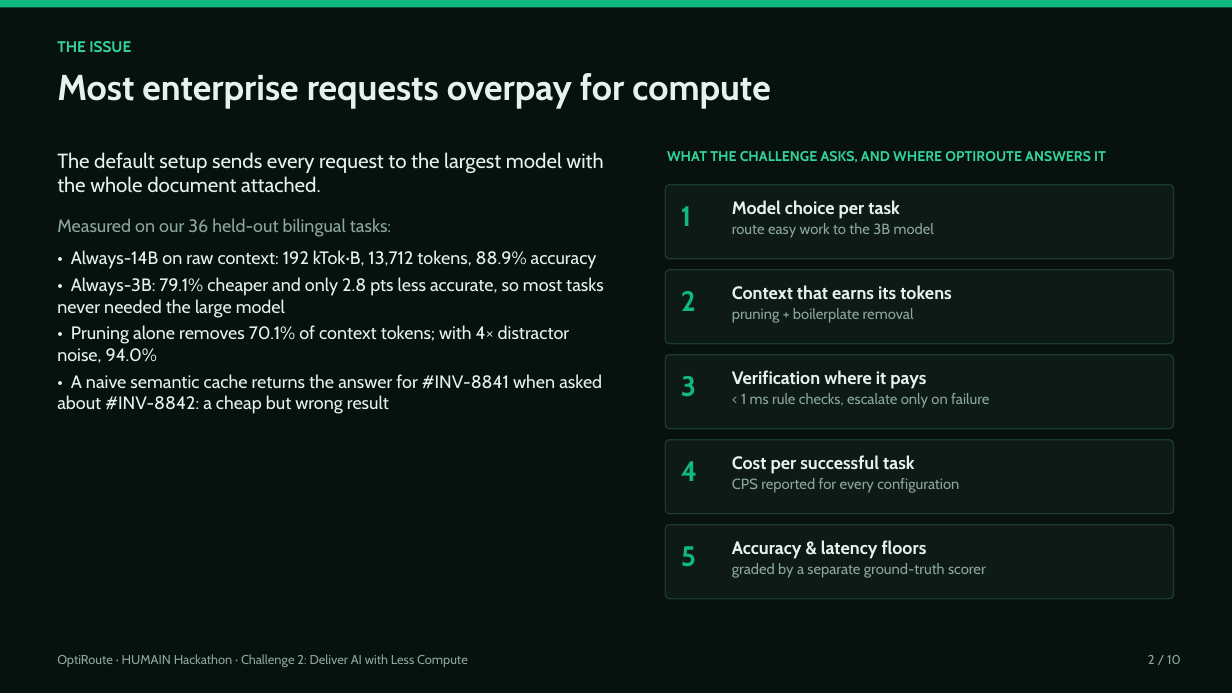
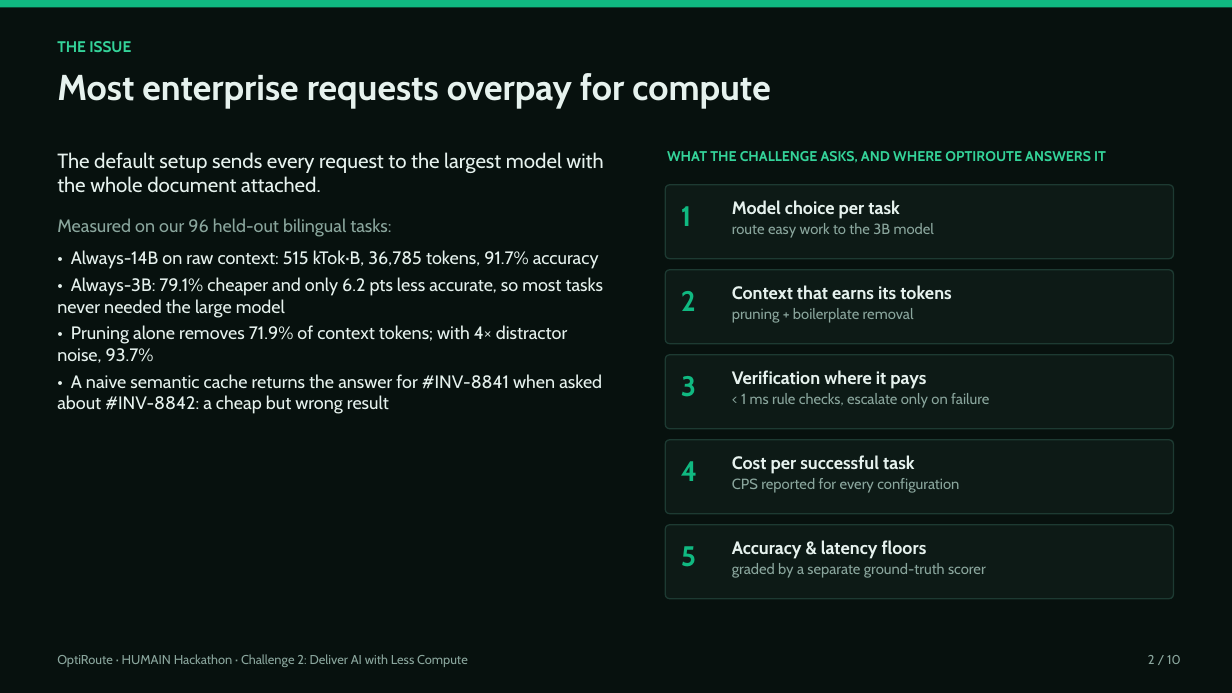
Before and after one commit to nawafalduaij/optiroute, a slide deck: slide 2 of deliverables/OptiRoute_Presentation.pptx. Drawn at 1232x693 pixels with LibreOffice and Linux fonts; fonts in the diff are those of the drawing. Boxes give left, top, right and bottom in pixels: in the first picture for what was removed or moved away, otherwise in the second. Text is boxed around its words. In the diff, an @@ line names an element or a change of style, - is before the commit and + after.

Commit message:
Benchmark on 96 held-out cases: re-record all profiles, update results, README and deck

```diff
--- a/deliverables/OptiRoute_Presentation.pptx
+++ b/deliverables/OptiRoute_Presentation.pptx
@@ text at (57,218,604,363): text changed @@
-Measured on our 36 held-out bilingual tasks:
-• Always-14B on raw context: 192 kTok·B, 13,712 tokens, 88.9% accuracy
-• Always-3B: 79.1% cheaper and only 2.8 pts less accurate, so most tasks never needed the large model
-• Pruning alone removes 70.1% of context tokens; with 4× distractor noise, 94.0%
+Measured on our 96 held-out bilingual tasks:
+• Always-14B on raw context: 515 kTok·B, 36,785 tokens, 91.7% accuracy
+• Always-3B: 79.1% cheaper and only 6.2 pts less accurate, so most tasks never needed the large model
+• Pruning alone removes 71.9% of context tokens; with 4× distractor noise, 93.7%
```
Also in this commit, not shown: 8 other slides changed, 22 other files.
